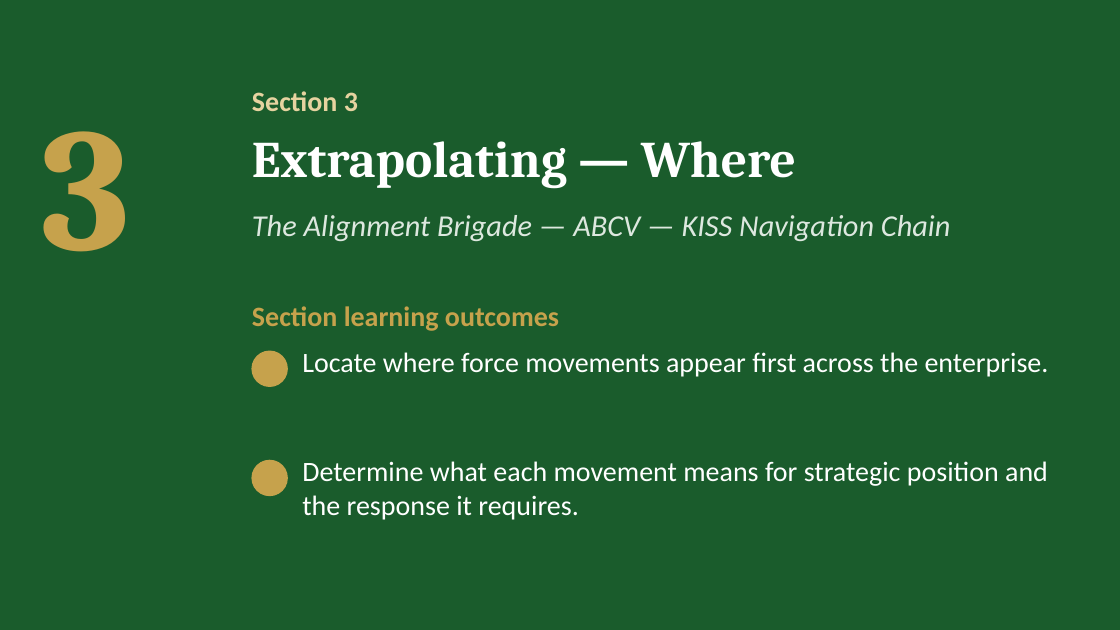
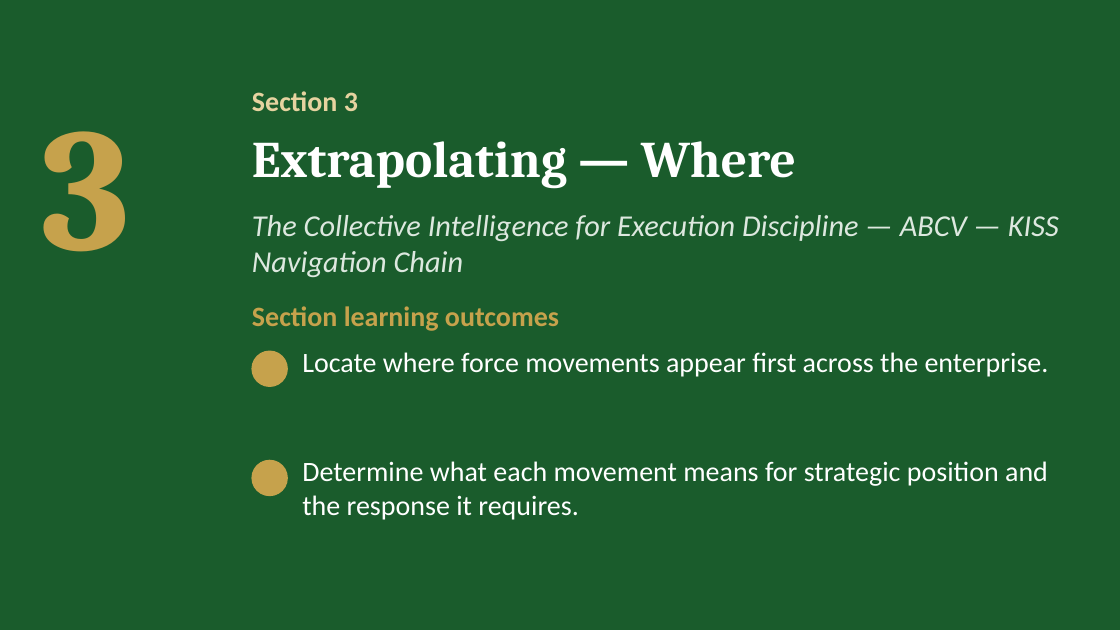
Before and after one commit to IBSL26/ibsl-platform, a slide deck: slide 11 of Unit decks/Unit 12 - Sustaining Performance.pptx. Drawn at 1120x630 pixels with LibreOffice and Linux fonts; fonts in the diff are those of the drawing; background and template pictures are left out. Boxes give left, top, right and bottom in pixels: in the first picture for what was removed or moved away, otherwise in the second. Text is boxed around its words. In the diff, an @@ line names an element or a change of style, - is before the commit and + after.

Commit message:
Alignment Brigade replaced by the collective intelligence for execution discipline (Units 3-7, 9, 12)

```diff
--- a/Unit decks/Unit 12 - Sustaining Performance.pptx
+++ b/Unit decks/Unit 12 - Sustaining Performance.pptx
@@ text at bbox=[252, 215, 1059, 277]: text changed @@
-The Alignment Brigade — ABCV — KISS Navigation Chain
+The Collective Intelligence for Execution Discipline — ABCV — KISS Navigation Chain
```
Also in this commit, not shown: 1 other slide changed, 18 other files.
